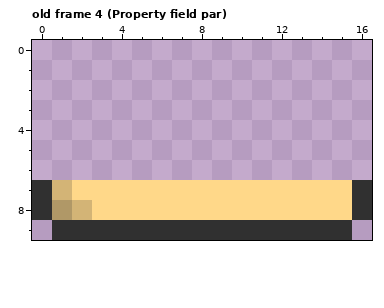
Pixel-art file -- Assets/Sprites/UI/Builder/SmallElements.aseprite. Above is the file before it was changed.
17x10 pixels, 12 frames. Colours within 5 levels of each other are drawn and written as one. Shown: old frame 4 (Property field par).
After the commit:
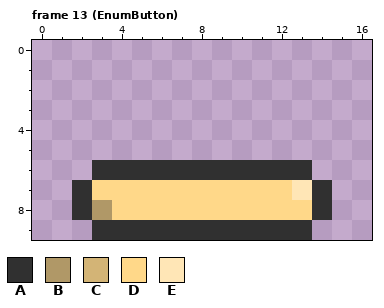
Palette (. is transparent): A #303030  B #b09867  C #d3b476  D #ffd889  E #ffe6b6
A new or re-ordered frame is compared with the old frame closest to it.
The exact change:
frames 12 -> 13
Frame 13 (EnumButton) is new; against old frame 4 (Property field par):
Colour A is added in row 6 at x 3 to 13.
Colour A replaces colour C in row 8 at x 2.
Colour A replaces colour D in row 7 at x 2 and 14; in row 8 at x 14.
Colour B replaces colour D in row 8 at x 3.
Colour E replaces colour D in row 7 at x 13.
Colour A is gone in rows 7 to 8 at x 0 and 16; in row 9 at x 1 to 2 and 14 to 15.
Colour B is gone in row 8 at x 1.
Colour C is gone in row 7 at x 1.
Colour D is gone in rows 7 to 8 at x 15.
Boxes around the changes in both pictures, in picture pixels (x1, y1, x2, y2):
changed: (32, 160, 372, 240)
